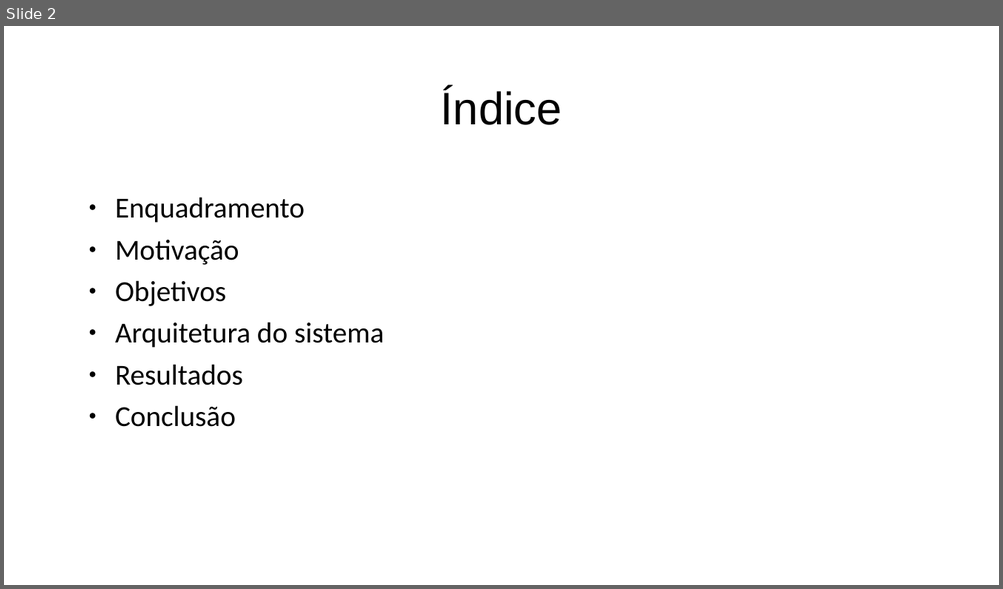
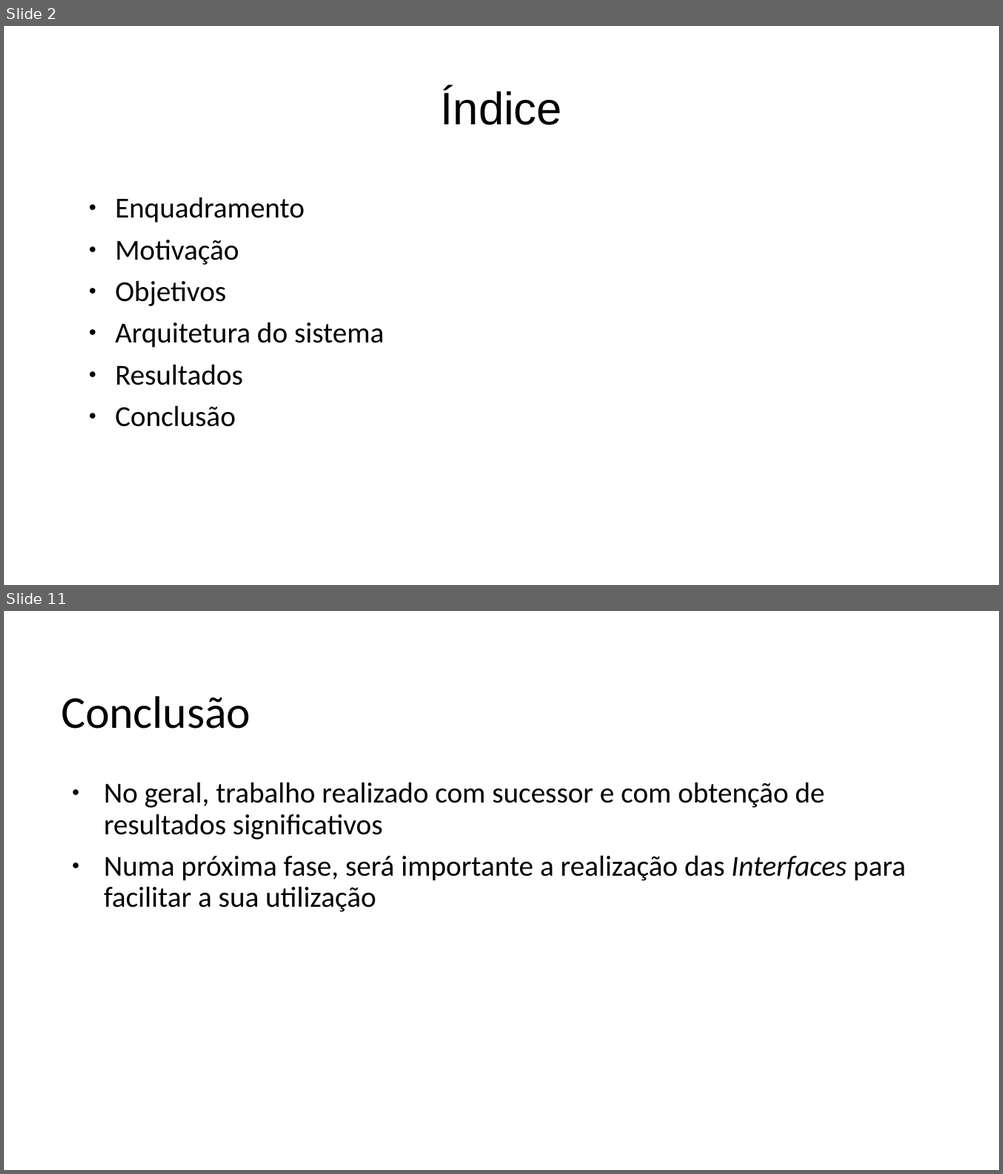
Before and after one commit to BrunoCarvalho017/LEI, a slide deck: Apresentacao/apr1.pptx. Shown one above the other, each under a label of ours: slide 2 before the commit, slides 2 and 11 after it; the slides between them are not shown. The pictures are 1003x589 and 1003x1174 pixels, drawn with LibreOffice and Linux fonts; fonts in the diff are those of the drawing. Boxes give left, top, right and bottom in pixels: in the first picture for what was removed or moved away, otherwise in the second. Text is boxed around its words. In the diff, an @@ line names an element or a change of style, - is before the commit and + after.

```diff
--- a/Apresentacao/apr1.pptx
+++ b/Apresentacao/apr1.pptx
@@ slide 11 added at (4, 611, 999, 1170), background #FFFFFF @@
@@ title added at (61, 696, 250, 729), 44 pt, text #000000 @@
+Conclusão
@@ text added at (104, 782, 905, 912), 28 pt, text #000000 @@
+● No geral, trabalho realizado com sucessor e com obtenção de resultados significativos
+● Numa próxima fase, será importante a realização das Interfaces para facilitar a sua utilização
```
Also in this commit, not shown: 1 slide changed, 8 other slides added.
